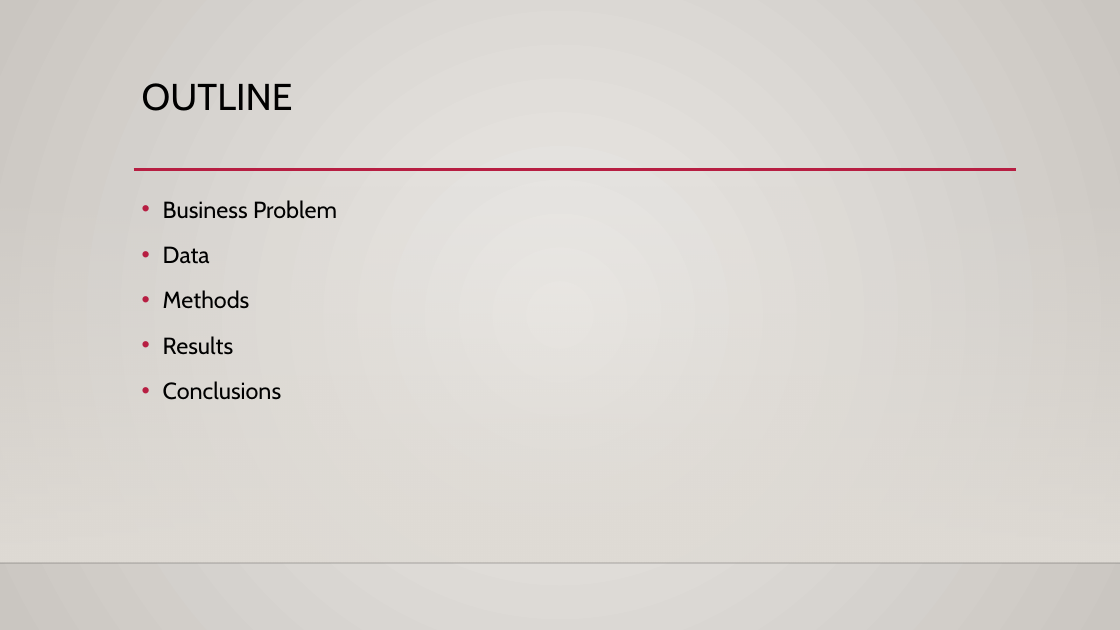
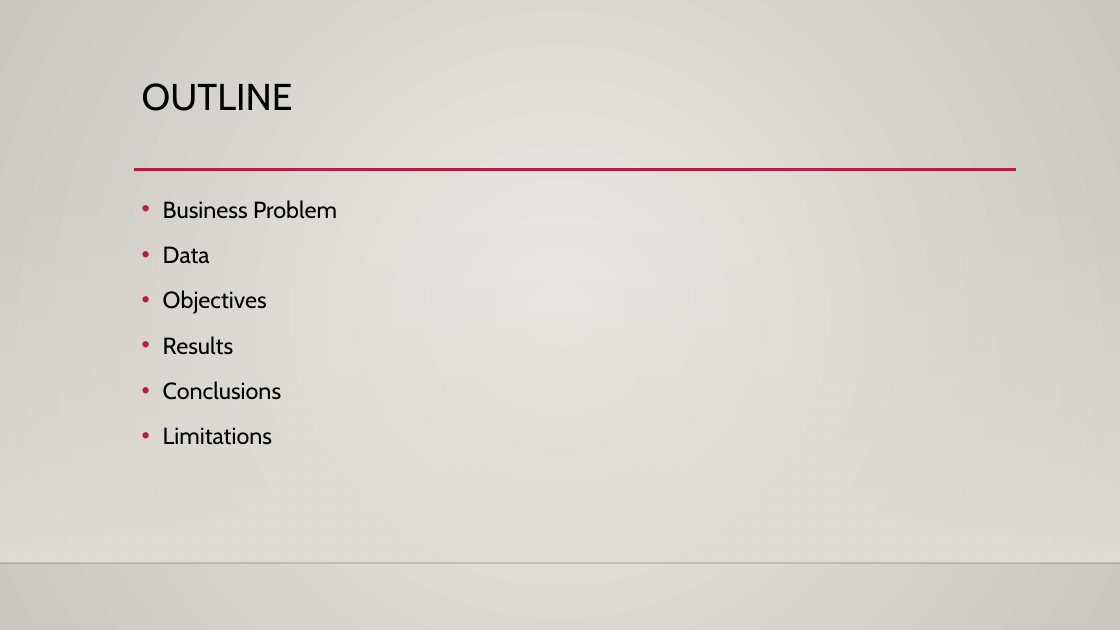
Before and after one commit to Abond1234/Dsc-Phase-2-project-2025, a slide deck: slide 2 of movie studio project.pptx. Drawn at 1120x630 pixels with LibreOffice and Linux fonts; fonts in the diff are those of the drawing; background and template pictures are left out. Boxes give left, top, right and bottom in pixels: in the first picture for what was removed or moved away, otherwise in the second. Text is boxed around its words. In the diff, an @@ line names an element or a change of style, - is before the commit and + after.

```diff
--- a/movie studio project.pptx
+++ b/movie studio project.pptx
@@ text at (x1=163, y1=290, x2=267, y2=314): text changed @@
-• Methods
+• Objectives
@@ text at (x1=163, y1=427, x2=272, y2=445): paragraph added @@
+• Limitations
```
Also in this commit, not shown: 11 other slides changed, 9 slides added, 2 slides removed.
